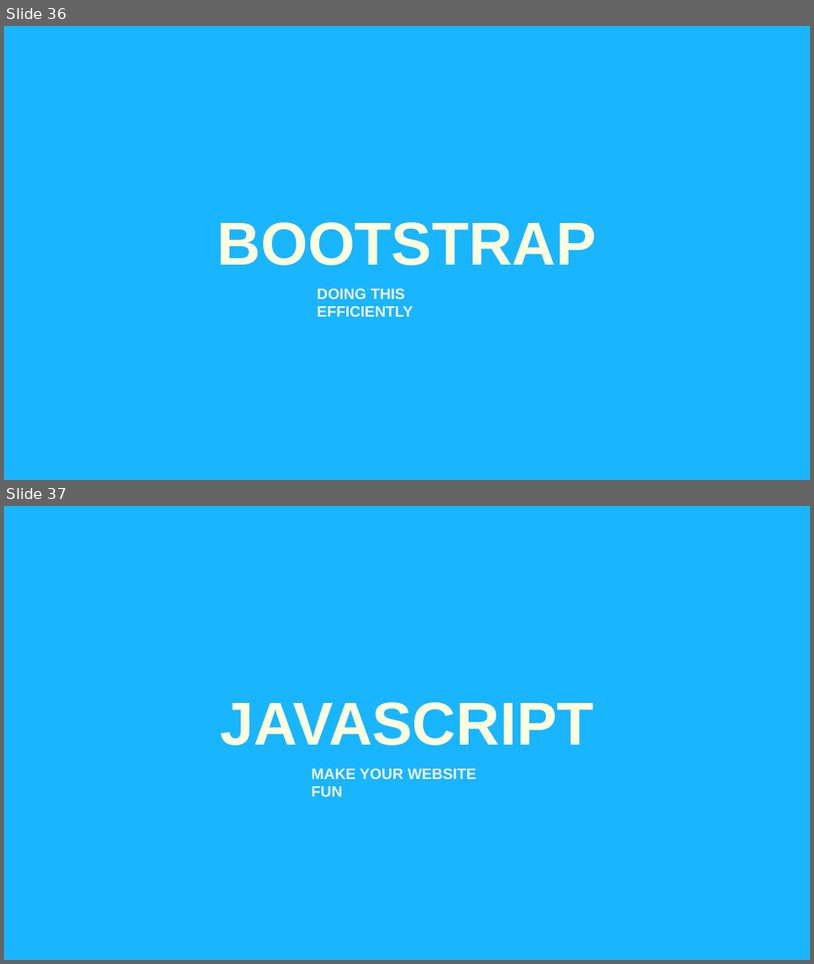
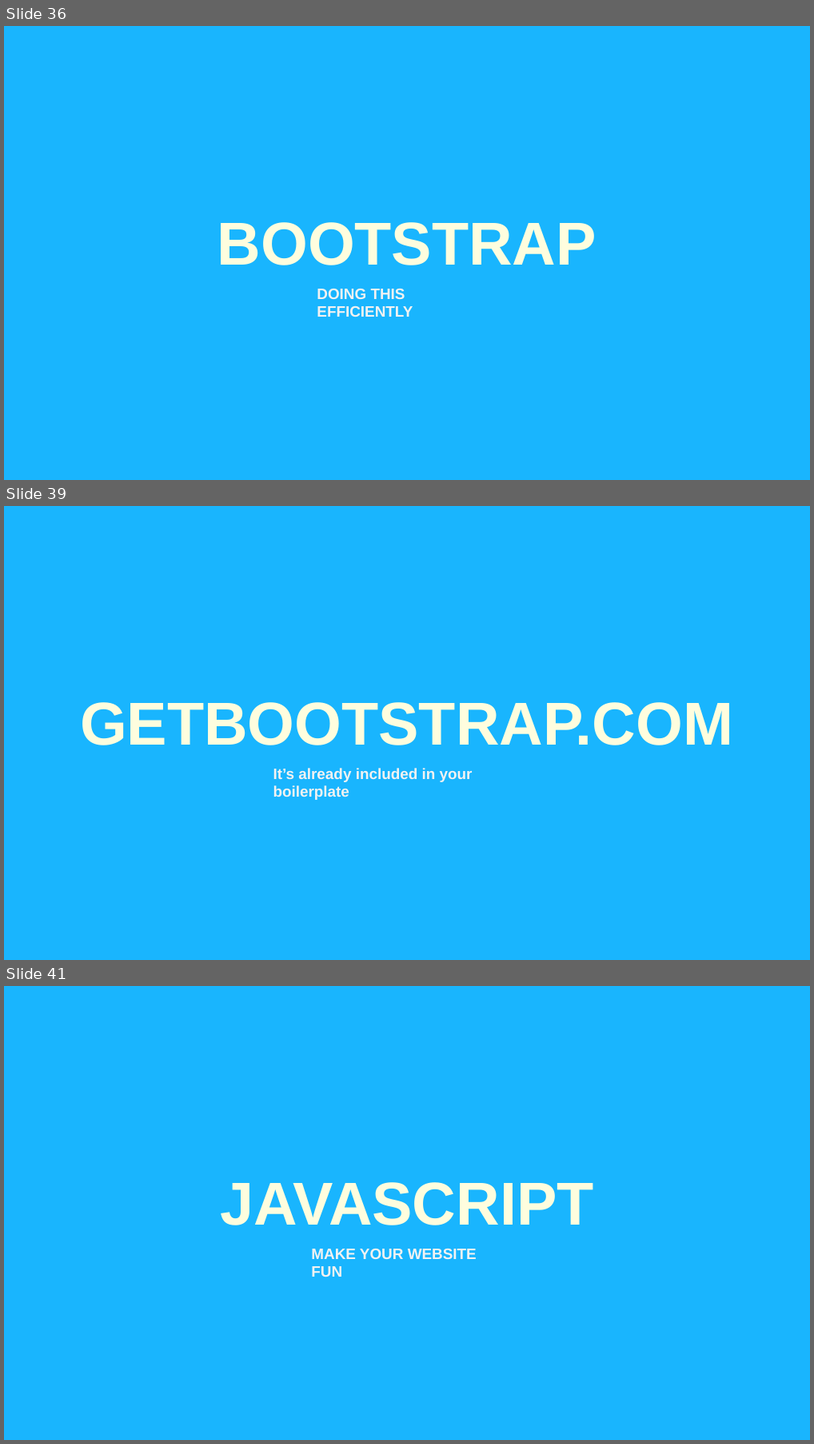
Before and after one commit to nimus0108/CodeDay-Spring, a slide deck: Presentation/How to Make a Website.pptx. Shown one above the other, each under a label of ours: slides 36 and 37 before the commit, slides 36, 39 and 41 after it; the slides between them are not shown. The pictures are 814x964 and 814x1444 pixels, drawn with LibreOffice and Linux fonts; fonts in the diff are those of the drawing. Boxes give left, top, right and bottom in pixels: in the first picture for what was removed or moved away, otherwise in the second. Text is boxed around its words. In the diff, an @@ line names an element or a change of style, - is before the commit and + after.

```diff
--- a/Presentation/How to Make a Website.pptx
+++ b/Presentation/How to Make a Website.pptx
@@ slide 39 added at [4, 506, 810, 960], background #19B5FE @@
@@ title added at [80, 702, 734, 745], 72 pt, text #FEFDDE, bold @@
+GETBOOTSTRAP.COM
@@ text added at [274, 768, 473, 800], 18 pt, text #F2F2F2, bold @@
+It’s already included in your boilerplate
@@ what was slide 37 is now slide 41 @@
```
Also in this commit, not shown: 2 slides changed, 3 other slides added.
